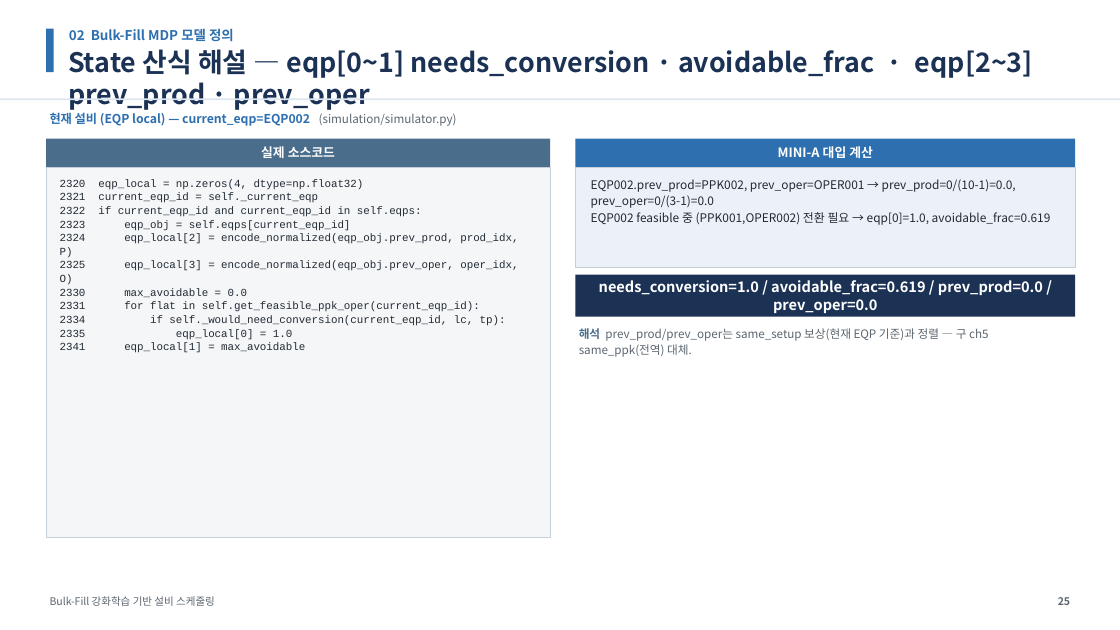
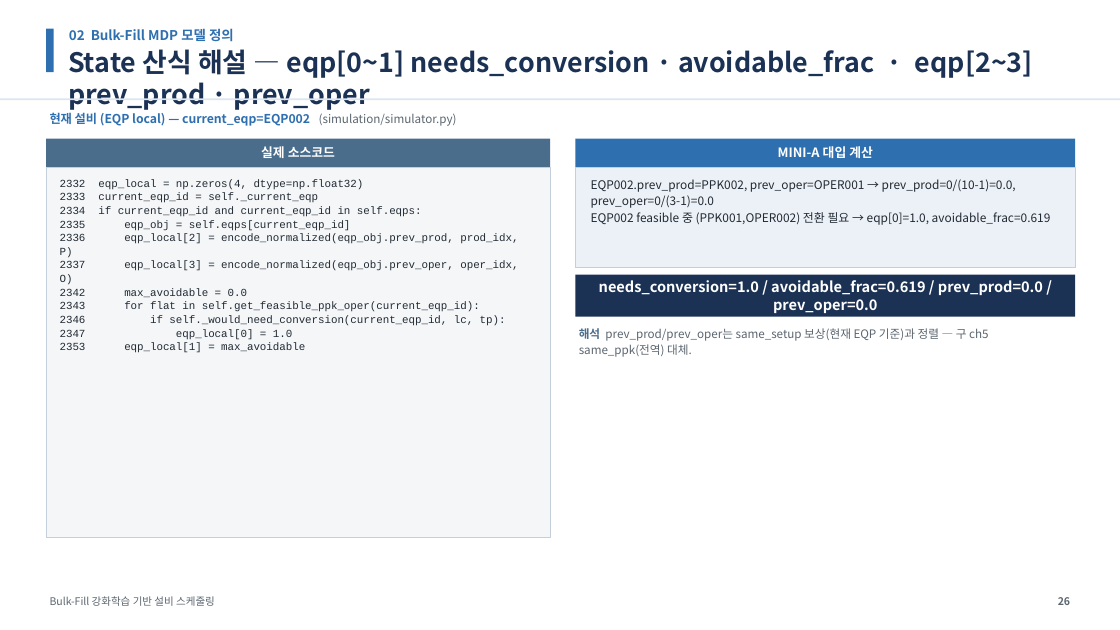
Before and after one commit to relighting123/pjt_scheduling, a slide deck: slide 26 of docs/BulkFill_스케줄링_발표자료.pptx (slide 25 before the commit). Drawn at 1120x630 pixels with LibreOffice and Linux fonts; fonts in the diff are those of the drawing. Boxes give left, top, right and bottom in pixels: in the first picture for what was removed or moved away, otherwise in the second. Text is boxed around its words. In the diff, an @@ line names an element or a change of style, - is before the commit and + after.

```diff
--- a/docs/BulkFill_스케줄링_발표자료.pptx
+++ b/docs/BulkFill_스케줄링_발표자료.pptx
@@ text at box(60, 179, 518, 353): text changed @@
-2320 eqp_local = np.zeros(4, dtype=np.float32)
-2321 current_eqp_id = self._current_eqp
-2322 if current_eqp_id and current_eqp_id in self.eqps:
-2323 eqp_obj = self.eqps[current_eqp_id]
-2324 eqp_local[2] = encode_normalized(eqp_obj.prev_prod, prod_idx, P)
-2325 eqp_local[3] = encode_normalized(eqp_obj.prev_oper, oper_idx, O)
-2330 max_avoidable = 0.0
-2331 for flat in self.get_feasible_ppk_oper(current_eqp_id):
-2334 if self._would_need_conversion(current_eqp_id, lc, tp):
-2335 eqp_local[0] = 1.0
-2341 eqp_local[1] = max_avoidable
+2332 eqp_local = np.zeros(4, dtype=np.float32)
+2333 current_eqp_id = self._current_eqp
+2334 if current_eqp_id and current_eqp_id in self.eqps:
+2335 eqp_obj = self.eqps[current_eqp_id]
+2336 eqp_local[2] = encode_normalized(eqp_obj.prev_prod, prod_idx, P)
+2337 eqp_local[3] = encode_normalized(eqp_obj.prev_oper, oper_idx, O)
+2342 max_avoidable = 0.0
+2343 for flat in self.get_feasible_ppk_oper(current_eqp_id):
+2346 if self._would_need_conversion(current_eqp_id, lc, tp):
+2347 eqp_local[0] = 1.0
+2353 eqp_local[1] = max_avoidable
```
Also in this commit, not shown: 42 other slides changed, 1 slide added, 4 other files.
